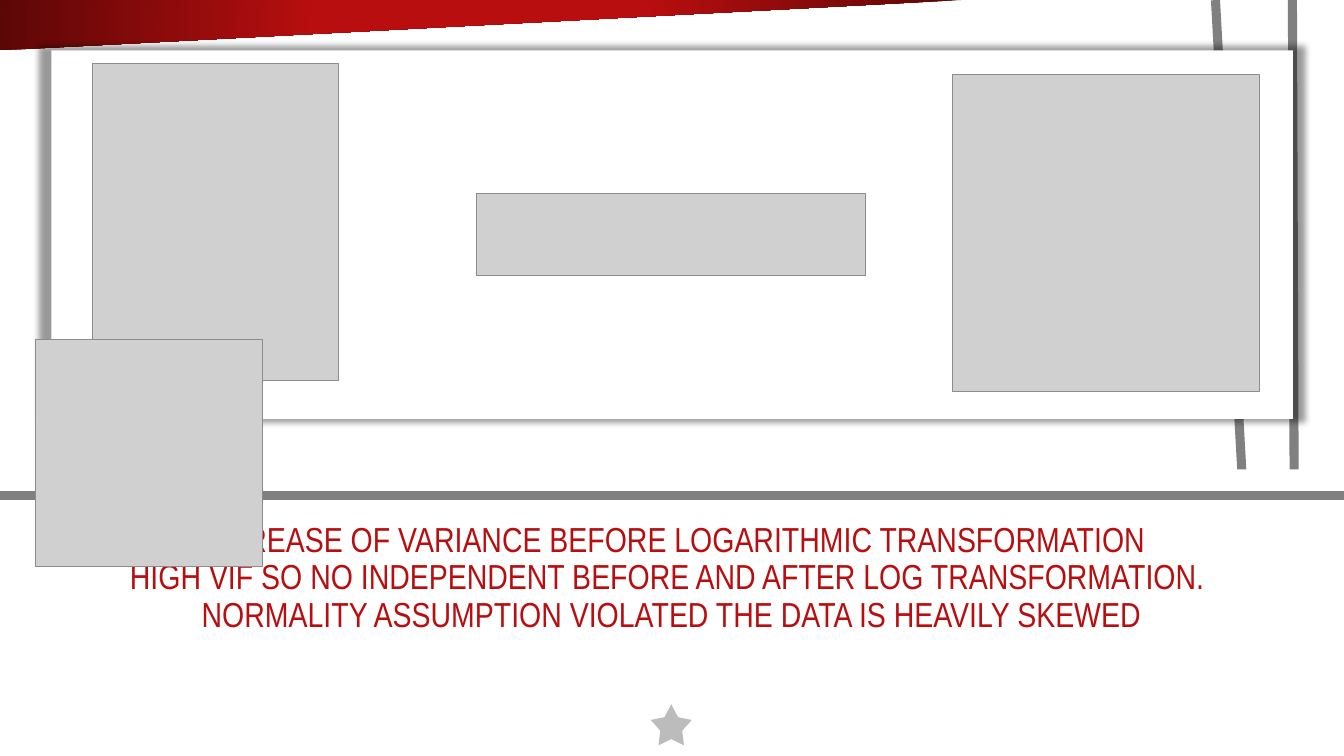
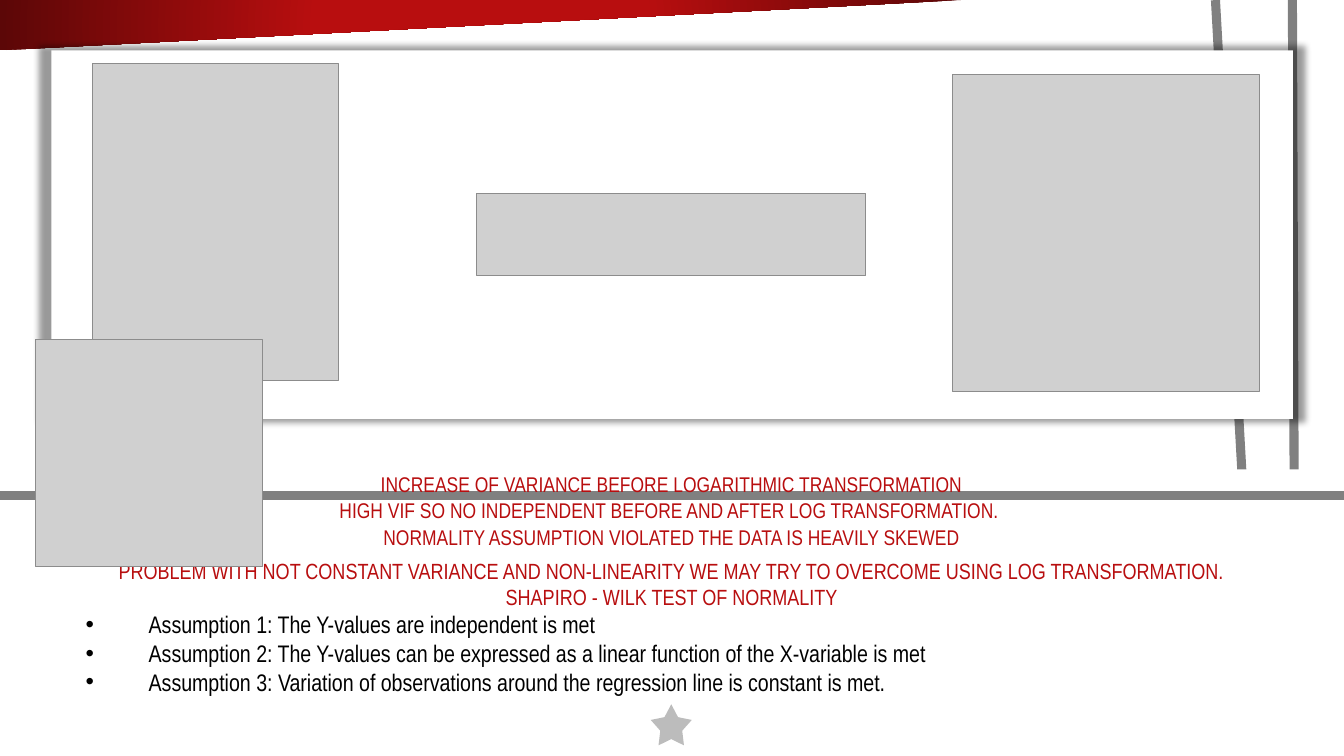
Before and after one commit to odojoachim/USACrimeRegression, a slide deck: slide 6 of AdvancedRegressionTechniques.pptx. Drawn at 1344x756 pixels with LibreOffice and Linux fonts; fonts in the diff are those of the drawing; grey boxes stand for pictures; background and template pictures are left out. Boxes give left, top, right and bottom in pixels: in the first picture for what was removed or moved away, otherwise in the second. Text is boxed around its words. In the diff, an @@ line names an element or a change of style, - is before the commit and + after.

```diff
--- a/AdvancedRegressionTechniques.pptx
+++ b/AdvancedRegressionTechniques.pptx
@@ text at bbox=[339, 475, 999, 546]: size 24.8 to 15.2 pt in "INCREASE OF VARIANCE BEFORE LOGARITHMIC TRANSFORMATION", "HIGH VIF SO NO INDEPENDENT BEFORE AND ...", "NORMALITY ASSUMPTION VIOLATED THE DATA IS HEAVILY ..." @@
@@ text at bbox=[119, 561, 1224, 696]: paragraphs added @@
+PROBLEM WITH NOT CONSTANT VARIANCE AND NON-LINEARITY WE MAY TRY TO OVERCOME USING LOG TRANSFORMATION.
+SHAPIRO - WILK TEST OF NORMALITY
+• Assumption 1: The Y-values are independent is met
+• Assumption 2: The Y-values can be expressed as a linear function of the X-variable is met
+• Assumption 3: Variation of observations around the regression line is constant is met.
```
Also in this commit, not shown: 6 other slides changed, 2 slides added, 2 slides removed.
